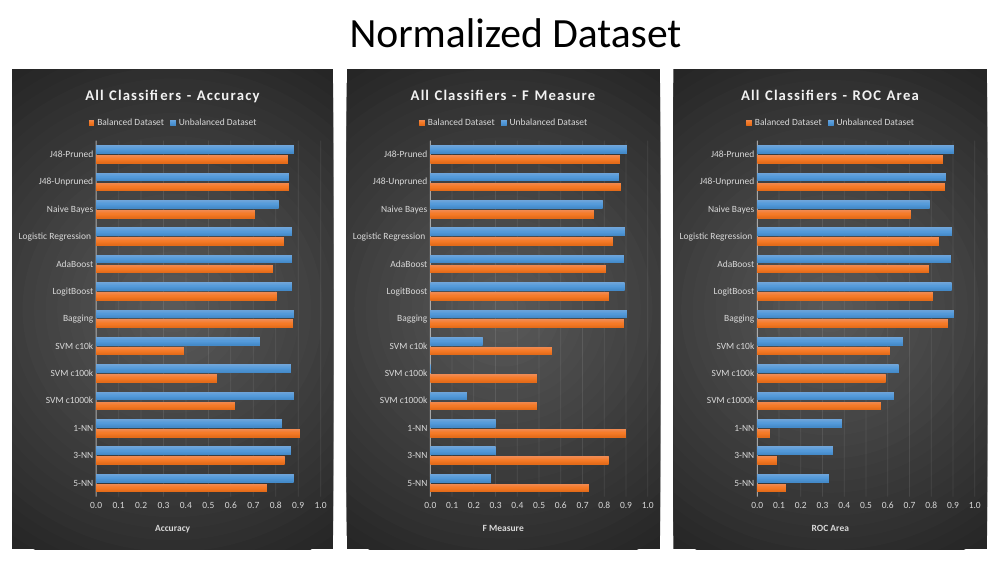
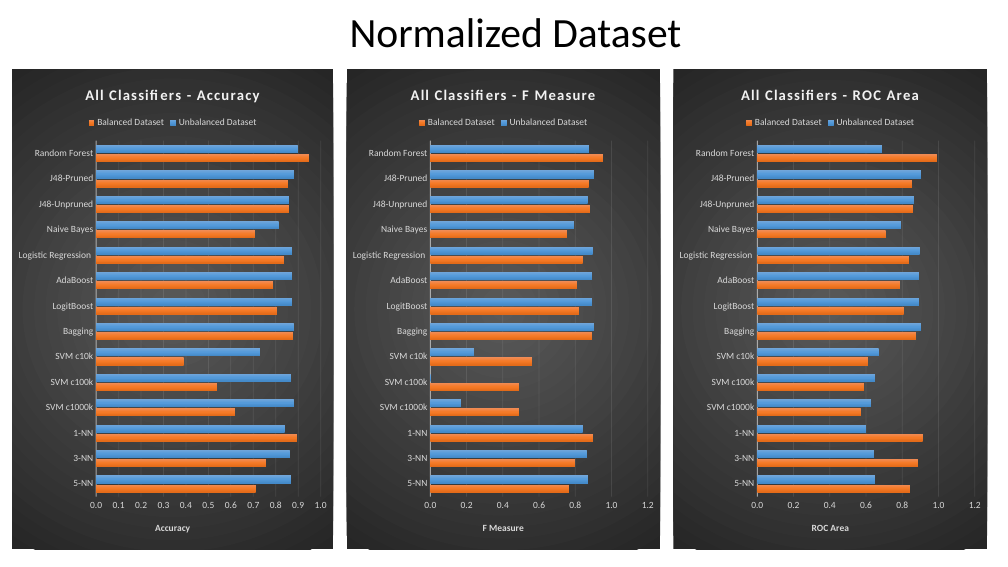
Before and after one commit to malughanshyam/MachineLearningFinalProject, a slide deck: slide 2 of Documents/Presentation/Charts in slides.pptx. Drawn at 1008x567 pixels with LibreOffice and Linux fonts; fonts in the diff are those of the drawing. Boxes give left, top, right and bottom in pixels: in the first picture for what was removed or moved away, otherwise in the second. Text is boxed around its words. In the diff, an @@ line names an element or a change of style, - is before the commit and + after.

Commit message:
Updated charts in slides

```diff
--- a/Documents/Presentation/Charts in slides.pptx
+++ b/Documents/Presentation/Charts in slides.pptx
@@ bar chart at bbox=[12, 70, 333, 550] @@
-categories: J48-Pruned, J48-Unpruned, Naive Bayes, Logistic Regression , AdaBoost, LogitBoost, Bagging, SVM c10k, SVM c100k, SVM c1000k, 1-NN, 3-NN, 5-NN
+categories: Random Forest, J48-Pruned, J48-Unpruned, Naive Bayes, Logistic Regression , AdaBoost, LogitBoost, Bagging, SVM c10k, SVM c100k, SVM c1000k, 1-NN, 3-NN, 5-NN
-Unbalanced Dataset: 0.88, 0.86, 0.81, 0.87, 0.87, 0.87, 0.88, 0.73, 0.87, 0.88, 0.83, 0.87, 0.88
+Unbalanced Dataset: 0.9, 0.88, 0.86, 0.81, 0.87, 0.87, 0.87, 0.88, 0.73, 0.87, 0.88, 0.84, 0.86, 0.87
-Balanced Dataset: 0.85, 0.86, 0.71, 0.84, 0.79, 0.81, 0.88, 0.39, 0.54, 0.62, 0.91, 0.84, 0.76
+Balanced Dataset: 0.95, 0.85, 0.86, 0.71, 0.84, 0.79, 0.81, 0.88, 0.39, 0.54, 0.62, 0.89, 0.76, 0.71
@@ bar chart at bbox=[346, 70, 660, 550] @@
-categories: J48-Pruned, J48-Unpruned, Naive Bayes, Logistic Regression , AdaBoost, LogitBoost, Bagging, SVM c10k, SVM c100k, SVM c1000k, 1-NN, 3-NN, 5-NN
+categories: Random Forest, J48-Pruned, J48-Unpruned, Naive Bayes, Logistic Regression , AdaBoost, LogitBoost, Bagging, SVM c10k, SVM c100k, SVM c1000k, 1-NN, 3-NN, 5-NN
-Unbalanced Dataset: 0.91, 0.87, 0.79, 0.9, 0.89, 0.89, 0.9, 0.24, 0, 0.17, 0.3, 0.3, 0.28
+Unbalanced Dataset: 0.88, 0.91, 0.87, 0.79, 0.9, 0.89, 0.89, 0.9, 0.24, 0, 0.17, 0.84, 0.86, 0.87
-Balanced Dataset: 0.87, 0.88, 0.75, 0.84, 0.81, 0.82, 0.89, 0.56, 0.49, 0.49, 0.9, 0.82, 0.73
+Balanced Dataset: 0.95, 0.87, 0.88, 0.75, 0.84, 0.81, 0.82, 0.89, 0.56, 0.49, 0.49, 0.9, 0.8, 0.77
@@ bar chart at bbox=[674, 70, 988, 550] @@
-categories: J48-Pruned, J48-Unpruned, Naive Bayes, Logistic Regression , AdaBoost, LogitBoost, Bagging, SVM c10k, SVM c100k, SVM c1000k, 1-NN, 3-NN, 5-NN
+categories: Random Forest, J48-Pruned, J48-Unpruned, Naive Bayes, Logistic Regression , AdaBoost, LogitBoost, Bagging, SVM c10k, SVM c100k, SVM c1000k, 1-NN, 3-NN, 5-NN
-Unbalanced Dataset: 0.91, 0.87, 0.79, 0.9, 0.89, 0.89, 0.9, 0.67, 0.65, 0.63, 0.39, 0.35, 0.33
+Unbalanced Dataset: 0.69, 0.91, 0.87, 0.79, 0.9, 0.89, 0.89, 0.9, 0.67, 0.65, 0.63, 0.6, 0.64, 0.65
-Balanced Dataset: 0.85, 0.86, 0.71, 0.84, 0.79, 0.81, 0.88, 0.61, 0.59, 0.57, 0.06, 0.09, 0.13
+Balanced Dataset: 0.99, 0.85, 0.86, 0.71, 0.84, 0.79, 0.81, 0.88, 0.61, 0.59, 0.57, 0.91, 0.89, 0.84
```
Also in this commit, not shown: 1 other slide changed, 8 other files.
